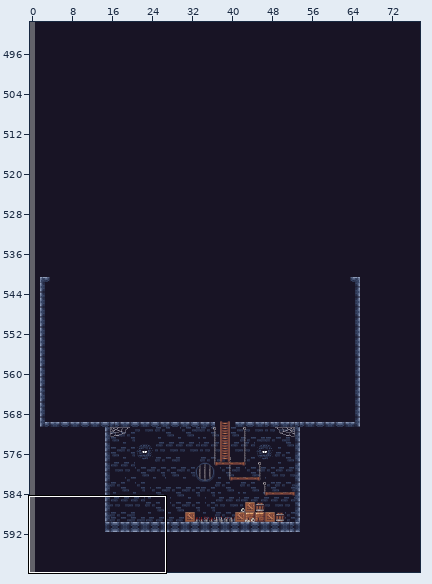
One commit to this Tiled map: assets/maps/livelloPrincipale.tmx. The first picture is a wide view before the edit; the outline marks the close-up.
Close-up. Old version:
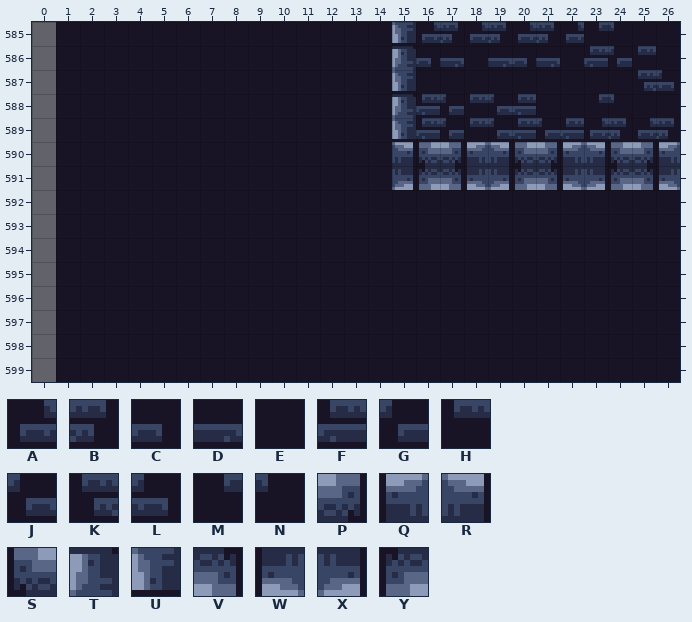
Cells are 8x8 px. Shown: x 0..26, y 585..599. The commit also changed other parts of the map, which this record leaves out.
Key: from "Dungeon": A 84, B 85, C 114, D 115, E 116, F 174, G 175, H 176, J 177, K 206, L 207, M 234, N 235, P 303, Q 304, R 305, S 306, T 367 flipped left-right, U 397 flipped left-right, V 453, W 454, X 455, Y 456.
_ is an empty cell.
Layers that did not change in this view are not listed.
Layer "background" before, first column x 0:
585 _EEEEEEEEEEEEEE_ABABABAMNEE
586 _EEEEEEEEEEEEEETCDEDCDEFGHE
587 _EEEEEEEEEEEEEEUEEEEEEEEEKL
588 _EEEEEEEEEEEEEETFGHJFEEMNEE
589 _EEEEEEEEEEEEEEUFGHJFGFABAB
590 _EEEEEEEEEEEEEE____________
591 _EEEEEEEEEEEEEE____________
592 _EEEEEEEEEEEEEEEEEEEEEEEEEE
593 _EEEEEEEEEEEEEEEEEEEEEEEEEE
594 _EEEEEEEEEEEEEEEEEEEEEEEEEE
595 _EEEEEEEEEEEEEEEEEEEEEEEEEE
596 _EEEEEEEEEEEEEEEEEEEEEEEEEE
597 _EEEEEEEEEEEEEEEEEEEEEEEEEE
598 _EEEEEEEEEEEEEEEEEEEEEEEEEE
599 _EEEEEEEEEEEEEEEEEEEEEEEEEE
Layer "walls" before, first column x 0:
585 ___________________________
586 ___________________________
587 ___________________________
588 ___________________________
589 ___________________________
590 _______________RSPQRSPQRSPQ
591 _______________XYVWXYVWXYVW
592 ___________________________
593 ___________________________
594 ___________________________
595 ___________________________
596 ___________________________
597 ___________________________
598 ___________________________
599 ___________________________
And afterwards:
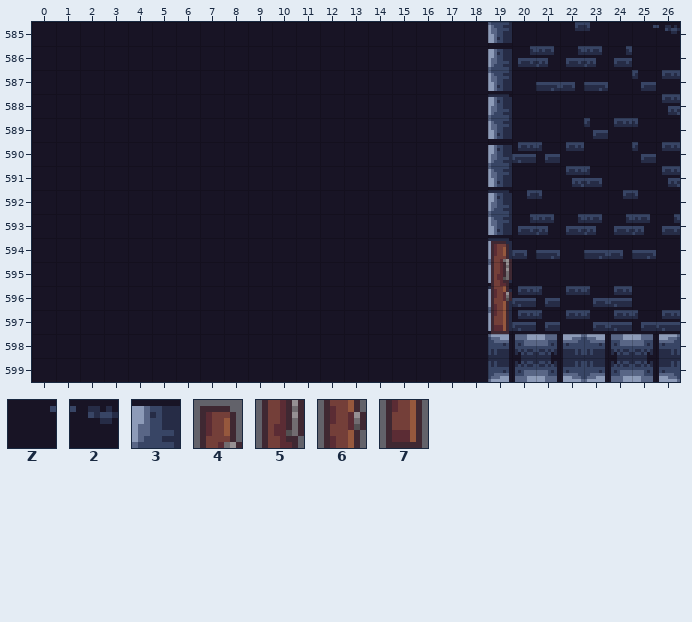
Further tiles: from "Dungeon": Z 170, 2 171, 3 422, 4 624 flipped left-right, 5 654 flipped left-right, 6 684 flipped left-right, 7 714 flipped left-right.
Change:
Layer "background":
y 585: x 0 _ -> E; x 15..26 _ABABABAMNEE -> EEEE_EEMNEZ2
y 586: x 0 _ -> E; x 15..17 TCD -> EEE; x 19..25 DCDEFGH -> _ABABAE
y 587: x 0 _ -> E; x 15 U -> E; x 19 E -> _; x 21..23 EEE -> DCD; x 25..26 KL -> GH
y 588: x 0 _ -> E; x 15..20 TFGHJF -> EEEE_E; x 23..24 MN -> EE; x 26 E -> K
y 589: x 0 _ -> E; x 15..26 UFGHJFGFABAB -> EEEE_EEEGHNE
y 590: x 0 _ -> E; x 15..18 ____ -> EEEE; x 20..26 _______ -> FGHEEGH
y 591: x 0 _ -> E; x 15..18 ____ -> EEEE; x 20..26 _______ -> EEKLEEK
y 592: x 0 _ -> E; x 20..21 EE -> MN; x 24..25 EE -> MN
y 593: x 0 _ -> E; x 20..26 EEEEEEE -> ABABABA
y 594: x 0 _ -> E; x 19..21 EEE -> TCD; x 23..25 EEE -> DCD
y 595: x 0 _ -> E; x 19 E -> U
y 596: x 0 _ -> E; x 19..24 EEEEEE -> TFGHJF
y 597: x 0 _ -> E; x 19..26 EEEEEEEE -> UFGHJFGF
y 598..599: x 0 _ -> E
Layer "walls":
y 590: x 15..26 RSPQRSPQRSPQ -> ____________
y 591: x 15..26 XYVWXYVWXYVW -> ____________
y 598: x 19..26 ________ -> RSPQRSPQ
y 599: x 19..26 ________ -> XYVWXYVW
Layer "verWalls":
y 585: x 15 U -> _; x 19 _ -> U
y 586: x 19 _ -> 3
y 587: x 19 _ -> U
y 588: x 19 _ -> T
y 589: x 19 _ -> U
y 590: x 19 _ -> 3
y 591: x 19 _ -> U
y 592: x 19 _ -> T
y 593: x 19 _ -> U
y 594: x 19 _ -> 4
y 595: x 19 _ -> 5
y 596: x 19 _ -> 6
y 597: x 19 _ -> 7
